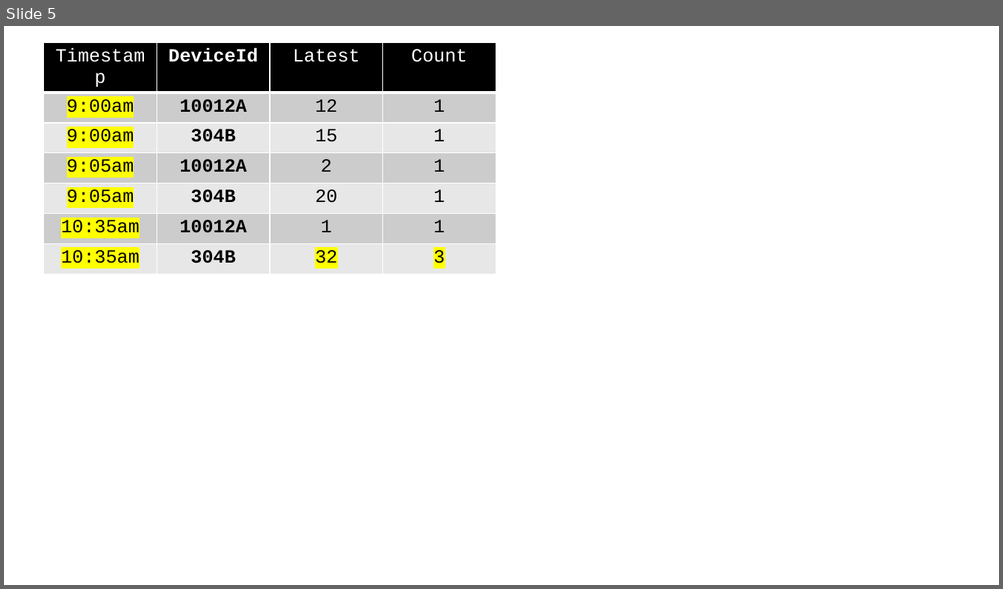
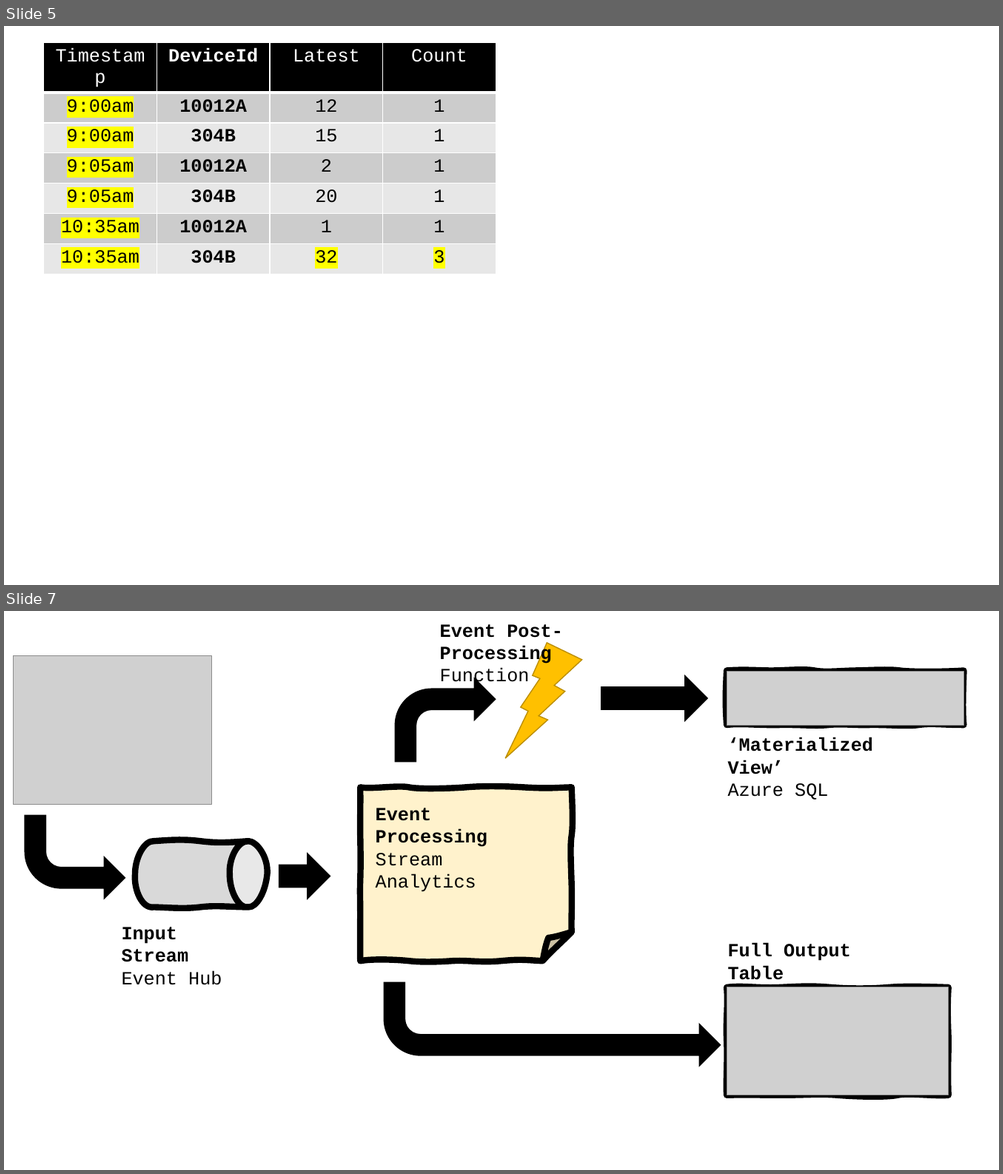
Before and after one commit to Fleid/fleid.github.io, a slide deck: _posts/202103_asa_update_sql/schema.pptx. Shown one above the other, each under a label of ours: slide 5 before the commit, slides 5 and 7 after it; the slides between them are not shown. The pictures are 1003x589 and 1003x1174 pixels, drawn with LibreOffice and Linux fonts; fonts in the diff are those of the drawing; grey boxes stand for pictures. Boxes give left, top, right and bottom in pixels: in the first picture for what was removed or moved away, otherwise in the second. Text is boxed around its words. In the diff, an @@ line names an element or a change of style, - is before the commit and + after.

```diff
--- a/_posts/202103_asa_update_sql/schema.pptx
+++ b/_posts/202103_asa_update_sql/schema.pptx
@@ slide 7 added at (4, 611, 999, 1170), background #FFFFFF @@
@@ text added at (440, 624, 563, 688), 18 pt, text #000000, bold @@
+Event Post-Processing
+Function
@@ lightning bolt added at (495, 639, 590, 758), fill #FFC000, outline #BD8E00 1 pt @@
@@ picture added at (13, 657, 211, 805) @@
@@ right arrow added at (601, 676, 707, 721), fill #000000, outline #000000 1 pt @@
@@ freeform shape added at (726, 671, 964, 725), fill #DEEBF7, outline #000000 6 pt @@
@@ picture added at (726, 672, 964, 726) @@
@@ bent arrow added at (395, 678, 495, 762), fill #000000, outline #000000 1 pt @@
@@ text added at (728, 738, 874, 800), 18 pt, text #000000, bold @@
+‘Materialized View’
+Azure SQL
@@ freeform shape added at (360, 787, 571, 961), fill #FFF2CC, outline #000000 6 pt @@
@@ text added at (375, 808, 487, 892), 18 pt, text #000000, bold @@
+Event Processing
+Stream Analytics
@@ bent arrow added at (25, 815, 125, 899), fill #000000, outline #000000 1 pt @@
@@ freeform shape added at (135, 841, 267, 907), fill #D9D9D9, outline #000000 6 pt @@
@@ right arrow added at (279, 854, 330, 899), fill #000000, outline #000000 1 pt @@
@@ text added at (122, 927, 222, 985), 18 pt, text #000000, bold @@
+Input Stream
+Event Hub
@@ text added at (728, 943, 851, 1008), 18 pt, text #000000, bold @@
+Full Output Table
+Azure SQL
@@ bent arrow added at (384, 982, 720, 1066), fill #000000, outline #000000 1 pt @@
@@ freeform shape added at (726, 988, 948, 1096), fill #D9D9D9, outline #000000 6 pt @@
@@ picture added at (726, 988, 948, 1096) @@
```
Also in this commit, not shown: 1 slide changed, 2 other files.
